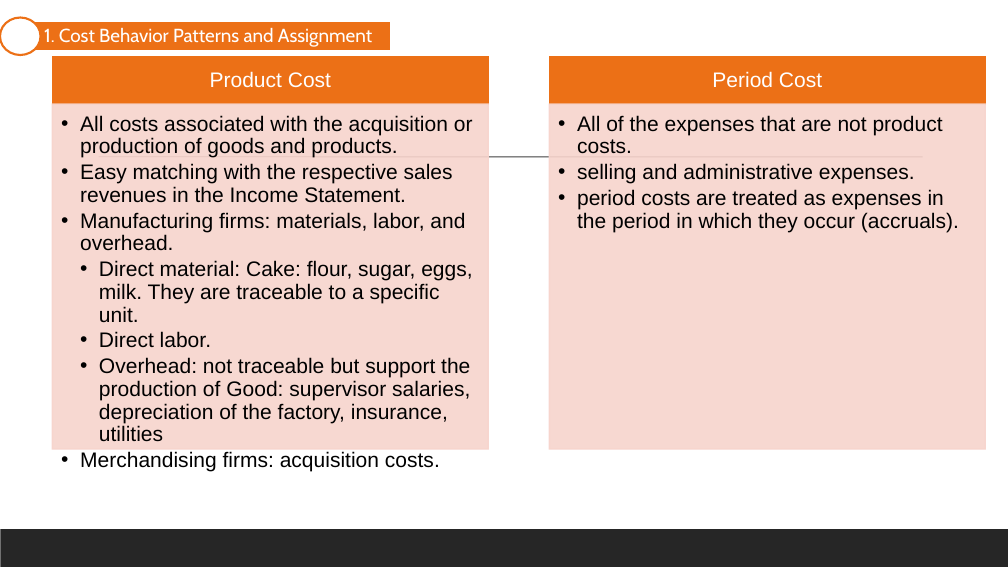
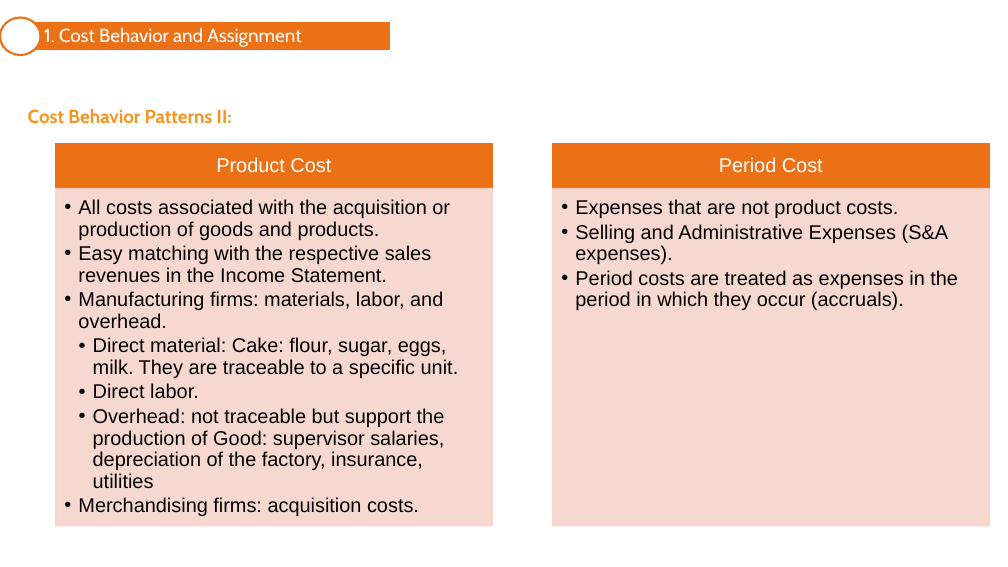
Before and after one commit to mortizm1988/lecture_financial_statements_analysis, a slide deck: slide 9 of topic_7_cost_accounting.pptx (slide 8 before the commit). Drawn at 1008x567 pixels with LibreOffice and Linux fonts; fonts in the diff are those of the drawing. Boxes give left, top, right and bottom in pixels: in the first picture for what was removed or moved away, otherwise in the second. Text is boxed around its words. In the diff, an @@ line names an element or a change of style, - is before the commit and + after.

```diff
--- a/topic_7_cost_accounting.pptx
+++ b/topic_7_cost_accounting.pptx
@@ text in freeform shape at box(44, 28, 301, 47): text changed @@
-1. Cost Behavior Patterns and Assignment
+1. Cost Behavior and Assignment
@@ text added at box(28, 109, 232, 124), 18 pt, text #F8931D, bold @@
+Cost Behavior Patterns II:
@@ 2 texts, 2 rectangles: place and size @@
-2 texts, 2 rectangles at box(52, 57, 986, 104)
+2 texts, 2 rectangles at box(56, 144, 989, 189)
@@ text "Product Cost" at box(216, 157, 331, 173): size 20 to 19 pt @@
@@ rectangle at box(56, 144, 492, 189): outline #EC7016 1.25 pt to #EC7016 2 pt @@
@@ text "Period Cost" at box(719, 157, 823, 173): size 20 to 19 pt @@
@@ rectangle at box(553, 144, 989, 189): outline #EC7016 1.25 pt to #EC7016 2 pt @@
@@ line removed from (99, 157) to (923, 157) @@
@@ text "All costs associated with the ...": place and size @@
-text "All costs associated with the ..." at box(80, 115, 473, 442)
+text "All costs associated with the ..." at box(78, 199, 459, 516)
@@ text "All costs associated with the ..." at box(78, 199, 459, 516): size 20 to 19 pt; indent changed @@
@@ rectangle at box(56, 189, 492, 526): outline #F8D5CC 1.25 pt to #F8D5CC 2 pt @@
@@ rectangle: place and size @@
-rectangle at box(52, 104, 488, 449)
+rectangle at box(56, 189, 492, 526)
@@ rectangle: place and size @@
-rectangle at box(550, 104, 986, 449)
+rectangle at box(553, 189, 989, 526)
@@ rectangle at box(553, 189, 989, 526): outline #F8D5CC 1.25 pt to #F8D5CC 2 pt @@
@@ text at box(575, 199, 958, 310): text changed; size 20 to 19 pt @@
-  • All of the expenses that are not product costs.
-  • selling and administrative expenses.
-  • period costs are treated as expenses in the period in which they occur (accruals).
+  • Expenses that are not product costs.
+  • Selling and Administrative Expenses (S&A expenses).
+  • Period costs are treated as expenses in the period in which they occur (accruals).
@@ rectangle removed at box(0, 529, 1008, 567) @@
```
Also in this commit, not shown: 30 other slides changed, 4 slides added, 3 slides removed, 15 other files.
